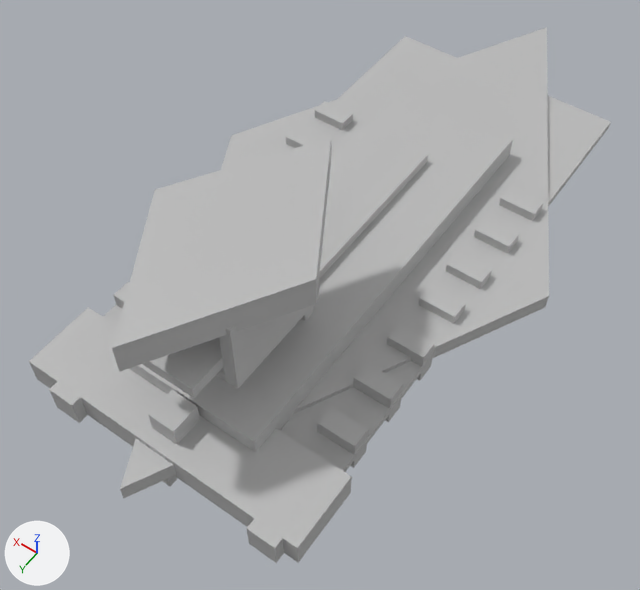
One commit to the FBX model Assets/Models/MotherShip.fbx: the scene before it, then after it.
Both versions are drawn from a 50 mm lens placed at (-42.9, 31.5, 90.8), pointed at (-0.7, -27.5, -2.0). Every picture has the same lights, and +X, +Y and +Z are marked at lower left. Where no turn or scale is listed for an object, it has been applied to the vertices.
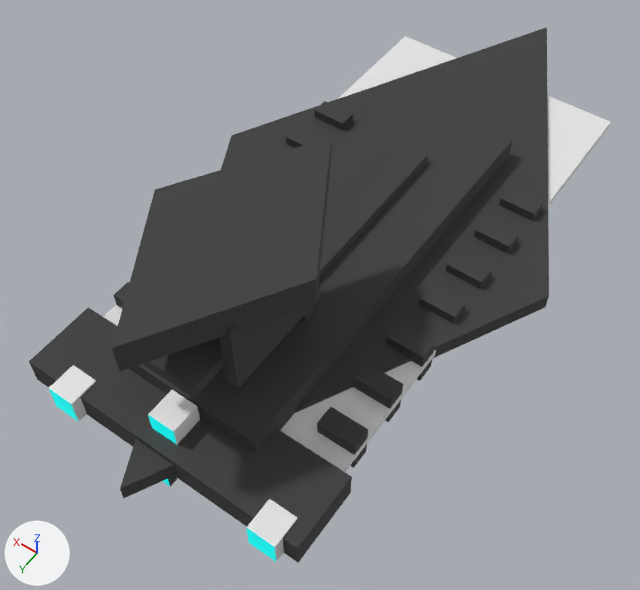
Patch to the scene script:
```diff
--- a/Assets/Models/MotherShip.fbx.py
+++ b/Assets/Models/MotherShip.fbx.py
@@ mat_shipdark @@
+mat_shipdark = principled_material('ShipDark')
+mat_shipdark.base_color = (0.0749, 0.0749, 0.0749)  # dark grey #4d4d4d
+mat_shipdark.metallic = 0.505
+mat_shipdark.roughness = 0.872
@@ mat_neon @@
+mat_neon = principled_material('Neon')
+mat_neon.base_color = (0.0, 0.8, 0.751)  # cyan #00e7e1
+mat_neon.emission_color = (0.0, 1.0, 0.994)  # cyan #00fffe
+mat_neon.emission_strength = 0.5
@@ mat_shipwhite @@
+mat_shipwhite = principled_material('ShipWhite')
+mat_shipwhite.base_color = (0.8, 0.8, 0.8)  # white #e7e7e7
@@ me_scene @@
 me_scene.from_pydata(...)  # 264 vertices, 396 faces; spans x -26.1..26.1, y -93.9..9.1, z -7.5..23.0
 # used by ob_cube__17; location = (0.0, 0.0, 0.0)
+# me_scene part 1: 322 of the faces centred in x -20.0..20.0, y -76.7..3.5, z -6.5..23.0 switch from mat_lit (grey #bcbcbc) to mat_shipdark (dark grey #4d4d4d)
+# me_scene part 2: 12 of the faces centred in x -16.8..13.9, y 0.4..4.9, z -6.2..3.6 switch from mat_lit (grey #bcbcbc) to mat_neon (cyan #00e7e1)
+# me_scene part 3: 52 of the faces centred in x -18.1..15.2, y -6.0..3.5, z -7.5..5.0 switch from mat_lit (grey #bcbcbc) to mat_shipwhite (white #e7e7e7)
+# me_scene part 4: 4 of the faces centred in x -18.4..18.5, y -54.5, z -0.5..0.6 switch from mat_lit (grey #bcbcbc) to mat_shipwhite (white #e7e7e7)
+# me_scene part 5: 4 of the faces centred in x -18.4..18.5, y -30.2, z -0.5..0.6 switch from mat_lit (grey #bcbcbc) to mat_shipwhite (white #e7e7e7)
```

Pixel boxes [x1, y1, x2, y2] of what changed, in the pictures (640 x 590 px):
part 1 of me_scene, recoloured: [29, 27, 549, 562] in both
part 2 of me_scene, recoloured (grey to cyan): [148, 415, 177, 486] in both
part 3 of me_scene, recoloured (grey to white): [148, 390, 200, 444] in both
part 4 of me_scene, recoloured (grey to white): [103, 36, 611, 458] in both
part 5 of me_scene, recoloured (grey to white): [107, 122, 610, 472] in both
